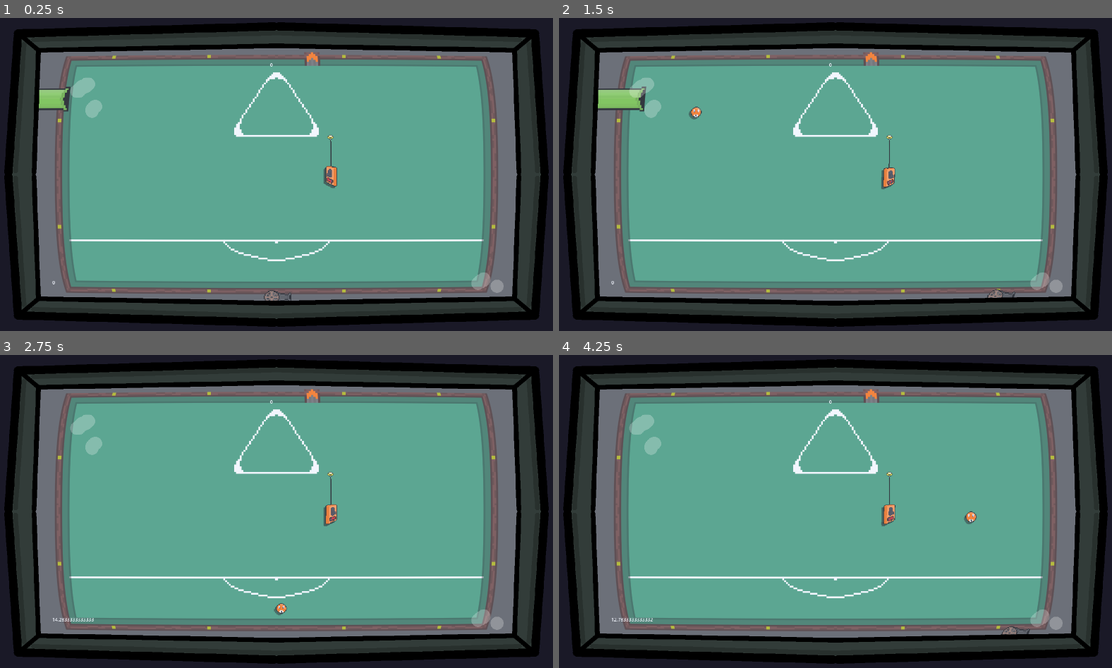
Above: before the commit, frames 1-4 (two rows, left to right).
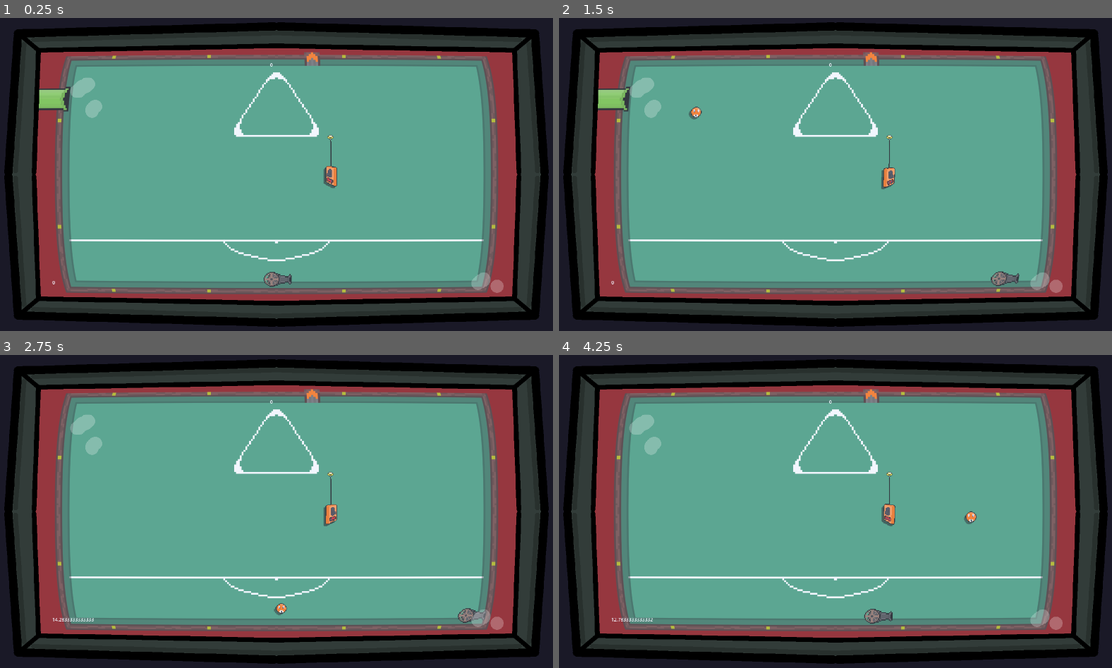
Above: after the commit, the same moments.

Repository: Z3BINI/game-design-final-project
Game: Godot game, scene res://scenes/insane_pool/crazy_pool.tscn
Two runs of this game, one before a commit and one after it. Both use one fixed random seed, a clock stepped at 60 frames per second and the inputs below. The project has no main scene, so this scene is started directly.
Inputs (mouse positions are in pixels of both pictures, inside the frame that each line leads up to):
- Up to frame 1 (0.25 s): no input
- Up to frame 2 (1.5 s): move the mouse to (957, 158) at 0.52 s; hold D (move_right) 0.53-1.28 s; hold E (interact) 0.53-1.28 s; tap Space (jump) at 0.77 s; move the mouse to (724, 190) at 1.27 s; hold S (move_backward) from 1.28 s (still down); click (724, 190) at 1.35 s
- Up to frame 3 (2.75 s): tap Space (jump) at 1.52 s; move the mouse to (331, 442) at 2.02 s; release S (move_backward) at 2.03 s; hold D (move_right) from 2.03 s (still down); hold E (interact) from 2.03 s (still down)
- Up to frame 4 (4.25 s): move the mouse to (807, 574) at 2.77 s; release D (move_right) at 2.78 s; release E (interact) at 2.78 s; hold W (move_forward) 2.78-3.53 s; click (807, 574) at 2.85 s; tap Space (jump) at 3.02, 3.77 s; move the mouse to (1006, 558) at 3.52 s; hold A (move_left) from 3.53 s (still down); hold E (interact) from 3.53 s (still down)

The runs differ from the first frame. In frame 1, 7.9% of the frame differs, in the area x 6-94%, y 9-91%; in frame 2, 8.2%; in frame 3, 8.1%; in frame 4, 8.2%.

Commit message:
player starting position

Diff:
--- a/scenes/insane_pool/crazy_pool.tscn
+++ b/scenes/insane_pool/crazy_pool.tscn
@@ -1,8 +1,9 @@
-[gd_scene load_steps=14 format=3 uid="uid://db8hflx8ubsdj"]
+[gd_scene load_steps=15 format=3 uid="uid://db8hflx8ubsdj"]
 
 [ext_resource type="Script" path="res://scripts/insane_pool/crazy_pool.gd" id="1_54vtn"]
 [ext_resource type="Texture2D" uid="uid://bg1gwtvp0g2uf" path="res://assets/insane_pool/world/table.png" id="1_70ftb"]
 [ext_resource type="PackedScene" uid="uid://cu3d8pbv58cai" path="res://scenes/insane_pool/player/player.tscn" id="1_ewdgo"]
+[ext_resource type="Texture2D" uid="uid://14rveb4ri1u5" path="res://assets/insane_pool/world/pool_floor.png" id="2_t81ns"]
 [ext_resource type="Texture2D" uid="uid://c2bhn08t1a7mp" path="res://assets/insane_pool/pool_balls/ball_spawner.png" id="4_j5q8o"]
 [ext_resource type="Shader" path="res://scenes/quack_world/fish_eye_shader/fish_eye.gdshader" id="5_e1ijn"]
 [ext_resource type="Texture2D" uid="uid://dwxng45urood" path="res://assets/arcade_game_bg.png" id="5_s4j82"]
@@ -99,7 +100,7 @@
 "times": PackedFloat32Array(0, 1),
 "transitions": PackedFloat32Array(1, 1),
 "update": 0,
-"values": [Vector2(-848, -331), Vector2(-1100, -331)]
+"values": [Vector2(-848, -331), Vector2(-1250, -331)]
 }
 tracks/1/type = "value"
 tracks/1/imported = false
@@ -179,7 +180,7 @@
 "times": PackedFloat32Array(0, 1),
 "transitions": PackedFloat32Array(1, 1),
 "update": 0,
-"values": [Vector2(848, -331), Vector2(1100, -331)]
+"values": [Vector2(848, -331), Vector2(1250, -331)]
 }
 tracks/1/type = "value"
 tracks/1/imported = false
@@ -227,6 +228,10 @@
 [node name="CrazyPool" type="Node2D"]
 script = ExtResource("1_54vtn")
 
+[node name="Floor" type="Sprite2D" parent="."]
+scale = Vector2(117.813, 72.75)
+texture = ExtResource("2_t81ns")
+
 [node name="Background" type="Sprite2D" parent="."]
 scale = Vector2(8, 8)
 texture = ExtResource("1_70ftb")
@@ -235,7 +240,7 @@
 zoom = Vector2(0.6, 0.6)
 
 [node name="Player" parent="." instance=ExtResource("1_ewdgo")]
-position = Vector2(-22, 521)
+position = Vector2(-22, 465)
 move_speed = 1000.0
 
 [node name="TableBounds" type="StaticBody2D" parent="."]
